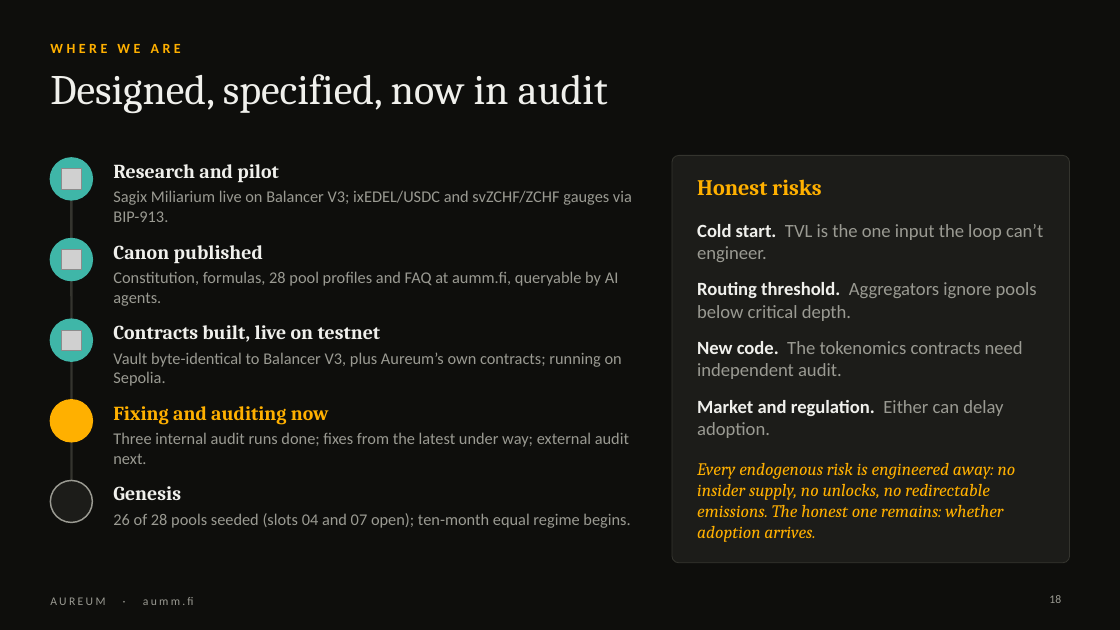
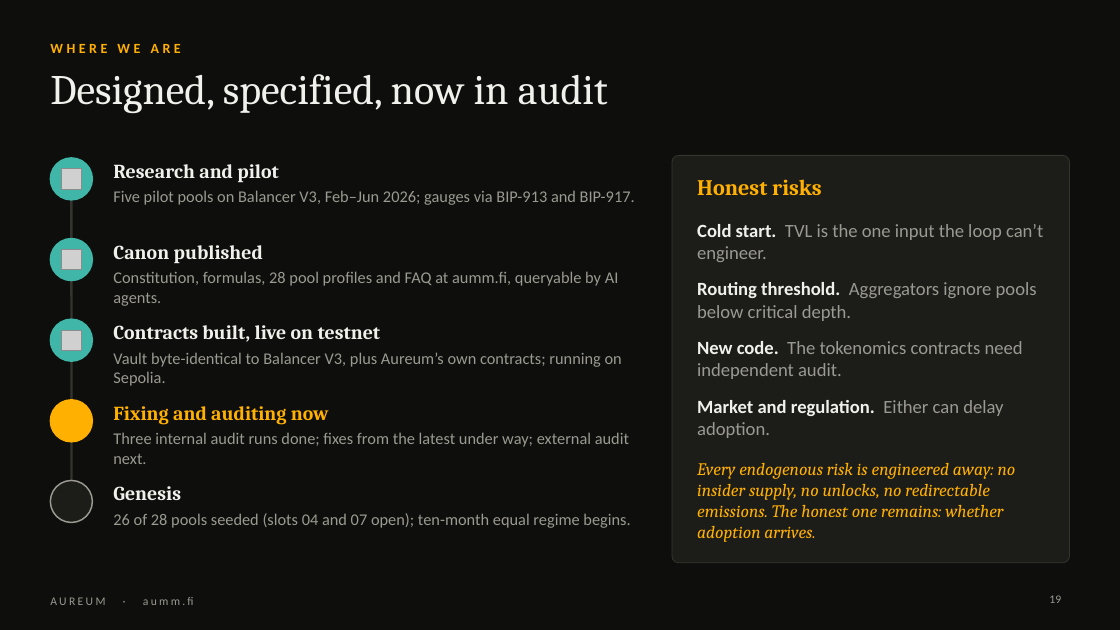
Before and after one commit to aummfi-bit/aumm-site, a slide deck: slide 19 of decks/Aureum_Intro_Nevin.pptx (slide 18 before the commit). Drawn at 1120x630 pixels with LibreOffice and Linux fonts; fonts in the diff are those of the drawing; grey boxes stand for pictures. Boxes give left, top, right and bottom in pixels: in the first picture for what was removed or moved away, otherwise in the second. Text is boxed around its words. In the diff, an @@ line names an element or a change of style, - is before the commit and + after.

```diff
--- a/decks/Aureum_Intro_Nevin.pptx
+++ b/decks/Aureum_Intro_Nevin.pptx
@@ text at bbox=[113, 190, 635, 205]: text changed @@
-Sagix Miliarium live on Balancer V3; ixEDEL/USDC and svZCHF/ZCHF gauges via BIP-913.
+Five pilot pools on Balancer V3, Feb–Jun 2026; gauges via BIP-913 and BIP-917.
```
Also in this commit, not shown: 10 other slides changed, 1 slide added, 1 other file.
